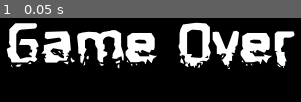
Above: before the commit, frame 1.
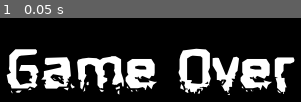
Above: after the commit, the same moment.

Repository: Academia-Team/Academia-Fall-of-the-Citadel
Game: Godot game, scene res://scene/gameover.tscn
Same seed, same stepped clock (60 frames per second), same inputs: the game is played once before the commit and once after it. This scene is started directly instead of the project's main scene.
Inputs:
- Up to frame 1 (0.05 s): no input

The runs differ from the first frame. In frame 1, 39% of the frame differs, in the area x 1-99%, y 4-92%.

Commit message:
Move Game Over text down

Diff:
--- a/scene/gameover.tscn
+++ b/scene/gameover.tscn
@@ -9,7 +9,8 @@
 
 [node name="header" type="Label" parent="."]
 anchor_right = 1.0
-margin_bottom = 65.0
+margin_top = 26.0
+margin_bottom = 91.0
 grow_horizontal = 2
 theme = ExtResource( 1 )
 text = "Game Over"
